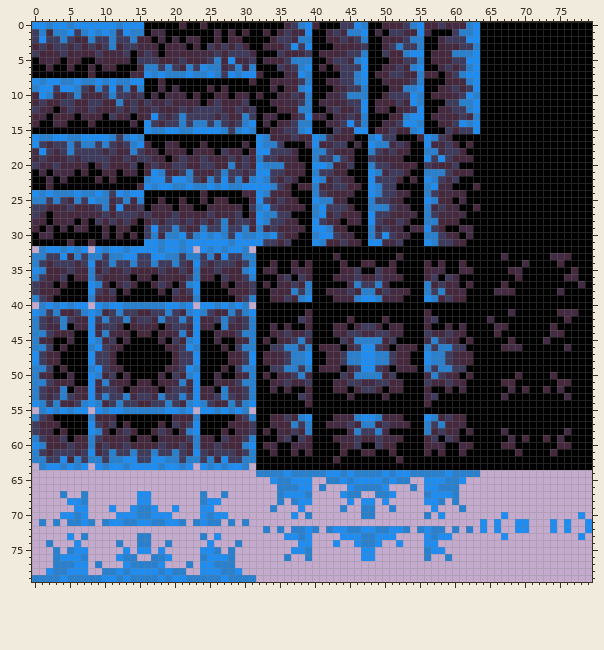
A sprite sheet gets an edit: graphics/tileset-forest-grass1.png. Above: the version before the commit.
The file is 80x80 pixels.
Now the later version:
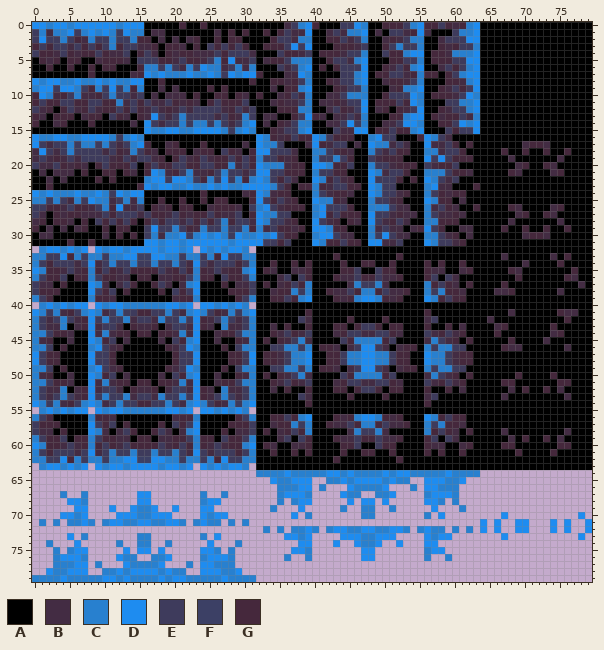
Palette (. is transparent): A #000000  B #432c43  C #2880cf  D #1e8cf0  E #3e3b5c  F #3c4065  G #45283c
Changes in this commit:
y 17: x 70..73 AAAA -> BGGB
y 18: x 67 A -> G; x 70 A -> G; x 73 A -> G; x 76 A -> G
y 19: x 68 A -> B; x 75 A -> B
y 20: x 69..70 AA -> BG; x 73..74 AA -> GB
y 21: x 68..69 AA -> GB; x 74..75 AA -> BG
y 26: x 68..69 AA -> GB; x 74..75 AA -> BG
y 27: x 69..70 AA -> BG; x 73..74 AA -> GB
y 28: x 68 A -> B; x 75 A -> B
y 29: x 67 A -> G; x 70 A -> G; x 73 A -> G; x 76 A -> G
y 30: x 70..73 AAAA -> BGGB
y 33: x 75 B -> A
